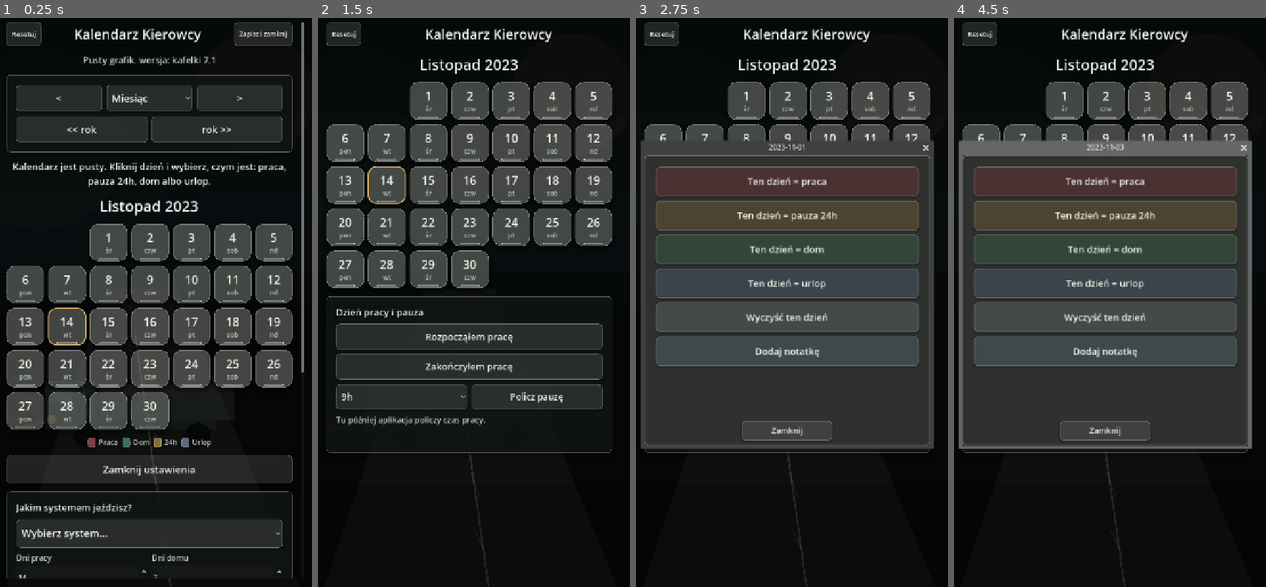
Above: before the commit, frames 1-4 (left to right).
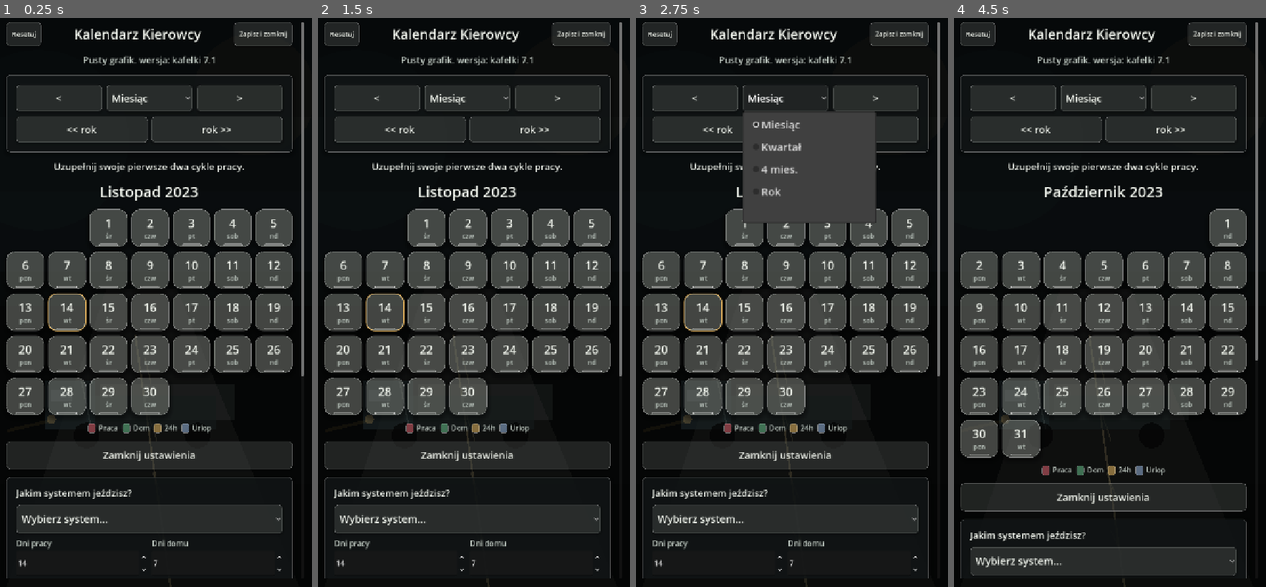
Above: after the commit, the same moments.

Repository: ElKlient/IDOL-Genesis
Game: Godot game, scene res://scenes/main.tscn
Same seed, same stepped clock (60 frames per second), same inputs: the game is played once before the commit and once after it.
Inputs (mouse positions are in pixels of both pictures, inside the frame that each line leads up to):
- Up to frame 1 (0.25 s): no input
- Up to frame 2 (1.5 s): click "Zapisz i zamknij" at 0.5 s; click (589, 35) at 1.25 s, where only the run after the commit has a clickable "Ustawienia"
- Up to frame 3 (2.75 s): click (745, 103) at 2.02 s
- Up to frame 4 (4.5 s): click (1106, 103) at 2.77 s; click (1013, 97) at 3.5 s, where only the run after the commit has a clickable "<"; click (1147, 103) at 4.27 s

The runs differ from the first frame. In frame 1, 25% of the frame differs, in the area x 2-98%, y 25-99%; in frame 2, 50%; in frame 3, 48%; in frame 4, 57%, in the area x 1-98%, y 0-99%.

Commit message:
Improve calendar setup workflow

Diff:
--- a/scripts/main.gd
+++ b/scripts/main.gd
@@ -51,11 +51,14 @@
 var summary_label: Label
 var reset_settings_button: Button
 var save_close_button: Button
+var settings_header_button: Button
 var navigation_panel: PanelContainer
 var settings_toggle_button: Button
 var settings_panel: PanelContainer
 var legend_bar: HBoxContainer
 var day_tools_panel: PanelContainer
+var day_tools_body: VBoxContainer
+var day_tools_toggle: CheckButton
 var start_input: LineEdit
 var schedule_option: OptionButton
 var range_option: OptionButton
@@ -89,6 +92,8 @@
 var weekly_rest_previous_pressed := true
 var fixed_start_previous_pressed := false
 var main_view_saved := false
+var cycle_pending_apply := false
+var day_tools_visible := true
 var touch_start_position := Vector2.ZERO
 var touch_tracking_active := false
 var touch_drag_cancelled := false
@@ -181,6 +186,14 @@
 	_prepare_control(save_close_button, 14, 54)
 	save_close_button.size_flags_horizontal = Control.SIZE_SHRINK_END
 	header.add_child(save_close_button)
+
+	settings_header_button = Button.new()
+	settings_header_button.text = "Ustawienia"
+	_connect_tap(settings_header_button, Callable(self, "_open_calendar_settings"))
+	_prepare_control(settings_header_button, 15, 54)
+	settings_header_button.size_flags_horizontal = Control.SIZE_SHRINK_END
+	settings_header_button.visible = false
+	header.add_child(settings_header_button)
 
 	subtitle_label = _make_label("Pusty grafik. %s" % APP_VERSION_LABEL, 20, COLOR_TEXT_MUTED)
 	subtitle_label.horizontal_alignment = HORIZONTAL_ALIGNMENT_CENTER
@@ -254,7 +267,7 @@
 
 	start_input = LineEdit.new()
 	start_input.placeholder_text = "Kliknij dzień w kalendarzu albo wpisz RRRR-MM-DD"
-	start_input.text_submitted.connect(func(_text: String) -> void: _apply_settings())
+	start_input.text_submitted.connect(func(_text: String) -> void: _mark_cycle_pending())
 	_prepare_control(start_input, 21, 62)
 	box.add_child(start_input)
 
@@ -289,7 +302,7 @@
 	box.add_child(custom_panel)
 
 	var apply_button := Button.new()
-	apply_button.text = "Zapisz ustawienia"
+	apply_button.text = "Zastosuj"
 	_connect_tap(apply_button, Callable(self, "_save_settings_and_close"))
 	_prepare_control(apply_button, 22, 62)
 	box.add_child(apply_button)
@@ -336,6 +349,7 @@
 	_set_option_selected(range_option, 0)
 	range_option.item_selected.connect(_on_range_selected)
 	_prepare_control(range_option, 22, 60)
+	_prepare_large_dropdown(range_option)
 	nav.add_child(range_option)
 
 	var next_button := _make_nav_button(">")
@@ -361,11 +375,30 @@
 	var panel := _panel()
 	var box := _panel_box(panel)
 
-	box.add_child(_make_section_label("Dzień pracy i pauza"))
+	var header := HBoxContainer.new()
+	header.add_theme_constant_override("separation", 10)
+	box.add_child(header)
+
+	var title := _make_section_label("Dzień pracy i pauza")
+	title.size_flags_horizontal = Control.SIZE_EXPAND_FILL
+	header.add_child(title)
+
+	day_tools_toggle = CheckButton.new()
+	day_tools_toggle.text = ""
+	day_tools_toggle.button_pressed = day_tools_visible
+	day_tools_toggle.toggled.connect(_on_day_tools_toggled)
+	day_tools_toggle.custom_minimum_size = Vector2(88, 48)
+	day_tools_toggle.size_flags_horizontal = Control.SIZE_SHRINK_END
+	_register_scroll_safe_control(day_tools_toggle)
+	header.add_child(day_tools_toggle)
+
+	day_tools_body = VBoxContainer.new()
+	day_tools_body.add_theme_constant_override("separation", 8)
+	box.add_child(day_tools_body)
 
 	var buttons := VBoxContainer.new()
 	buttons.add_theme_constant_override("separation", 8)
-	box.add_child(buttons)
+	day_tools_body.add_child(buttons)
 
 	var start_button := Button.new()
 	start_button.text = "Rozpocząłem pracę"
@@ -381,7 +414,7 @@
 
 	var pause_row := HBoxContainer.new()
 	pause_row.add_theme_constant_override("separation", 8)
-	box.add_child(pause_row)
+	day_tools_body.add_child(pause_row)
 
 	pause_option = OptionButton.new()
 	pause_option.add_item("9h")
@@ -402,11 +435,13 @@
 
 	work_status_label = _make_label("Tu później aplikacja policzy czas pracy.", 18, COLOR_TEXT_MUTED)
 	work_status_label.autowrap_mode = TextServer.AUTOWRAP_WORD_SMART
-	box.add_child(work_status_label)
+	day_tools_body.add_child(work_status_label)
 
 	pause_result_label = _make_label("", 19, COLOR_TEXT)
 	pause_result_label.autowrap_mode = TextServer.AUTOWRAP_WORD_SMART
-	box.add_child(pause_result_label)
+	day_tools_body.add_child(pause_result_label)
+
+	_apply_day_tools_visibility()
 
 	return panel
 
@@ -492,17 +527,46 @@
 
 
 func _save_settings_and_close() -> void:
-	if _apply_settings(true):
+	if _apply_settings(false, true):
 		_save_settings_to_disk()
 
 
 func _save_and_close_main_view() -> void:
-	if not _apply_settings(false):
+	if not _apply_settings(false, true):
 		return
 
 	main_view_saved = true
 	_save_settings_to_disk()
 	_apply_main_view_mode(true)
+
+
+func _open_calendar_settings() -> void:
+	main_view_saved = false
+	_apply_main_view_mode(false)
+	_set_settings_visible(true)
+	_save_settings_to_disk()
+
+
+func _mark_cycle_pending() -> void:
+	cycle_pending_apply = true
+	_save_settings_to_disk()
+
+
+func _on_day_tools_toggled(visible: bool) -> void:
+	if _tap_is_blocked():
+		day_tools_toggle.set_pressed_no_signal(day_tools_visible)
+		return
+
+	day_tools_visible = visible
+	_apply_day_tools_visibility()
+	_save_settings_to_disk()
+
+
+func _apply_day_tools_visibility() -> void:
+	if day_tools_body != null:
+		day_tools_body.visible = day_tools_visible
+	if day_tools_toggle != null:
+		day_tools_toggle.set_pressed_no_signal(day_tools_visible)
 
 
 func _toggle_settings_panel() -> void:
@@ -524,6 +588,8 @@
 		reset_settings_button.visible = true
 	if save_close_button != null:
 		save_close_button.visible = not main_view_saved
+	if settings_header_button != null:
+		settings_header_button.visible = main_view_saved
 
 
 func _apply_main_view_mode(saved: bool) -> void:
@@ -545,8 +611,11 @@
 		reset_settings_button.visible = true
 	if save_close_button != null:
 		save_close_button.visible = not saved
+	if settings_header_button != null:
+		settings_header_button.visible = saved
 	if day_tools_panel != null:
 		day_tools_panel.visible = true
+	_apply_day_tools_visibility()
 
 
 func _save_settings_to_disk() -> void:
@@ -555,6 +624,8 @@
 
 	var config := ConfigFile.new()
 	config.set_value("ui", "main_view_saved", main_view_saved)
+	config.set_value("ui", "cycle_pending_apply", cycle_pending_apply)
+	config.set_value("ui", "day_tools_visible", day_tools_visible)
 	config.set_value("calendar", "current_year", current_year)
 	config.set_value("calendar", "current_month", current_month)
 	config.set_value("calendar", "schedule_selected", schedule_option.selected)
@@ -584,6 +655,8 @@
 		return
 
 	main_view_saved = bool(config.get_value("ui", "main_view_saved", false))
+	cycle_pending_apply = bool(config.get_value("ui", "cycle_pending_apply", false))
+	day_tools_visible = bool(config.get_value("ui", "day_tools_visible", true))
 	current_year = int(config.get_value("calendar", "current_year", current_year))
 	current_month = clampi(int(config.get_value("calendar", "current_month", current_month)), 1, 12)
 
@@ -611,6 +684,7 @@
 	work_start_unix = int(config.get_value("work", "start_unix", 0))
 	work_end_unix = int(config.get_value("work", "end_unix", 0))
 	_restore_work_panel_text()
+	_apply_day_tools_visibility()
 
 
 func _valid_option_index(option: OptionButton, index: int) -> int:
@@ -671,8 +745,58 @@
 	_update_pause_result()
 
 
+func _adopt_manual_cycle_from_overrides() -> void:
+	var day_indices := _manual_override_day_indices()
+	if day_indices.is_empty():
+		return
+
+	var start_index := int(day_indices[0])
+	var end_index := int(day_indices[day_indices.size() - 1])
+	var max_length := int(custom_length_spin.max_value)
+	var cycle_length := clampi(end_index - start_index + 1, 1, max_length)
+
+	_set_option_selected(schedule_option, schedule_option.get_item_count() - 1)
+	_set_spin_value(custom_length_spin, cycle_length)
+	start_input.text = _date_key_from_day_index(start_index)
+	custom_panel.visible = true
+	_reset_custom_pattern(cycle_length)
+
+	for key in manual_overrides.keys():
+		var parsed := ScheduleCalculator.parse_date(String(key))
+		if parsed.is_empty():
+			continue
+
+		var day_index := ScheduleCalculator.day_index_from_date(
+			int(parsed["year"]),
+			int(parsed["month"]),
+			int(parsed["day"])
+		)
+		var offset := day_index - start_index
+		if offset >= 0 and offset < custom_pattern.size():
+			custom_pattern[offset] = int(manual_overrides[key])
+
+
+func _manual_override_day_indices() -> Array[int]:
+	var day_indices: Array[int] = []
+	for key in manual_overrides.keys():
+		var parsed := ScheduleCalculator.parse_date(String(key))
+		if parsed.is_empty():
+			continue
+
+		day_indices.append(ScheduleCalculator.day_index_from_date(
+			int(parsed["year"]),
+			int(parsed["month"]),
+			int(parsed["day"])
+		))
+
+	day_indices.sort()
+	return day_indices
+
+
 func _reset_calendar_settings() -> void:
 	main_view_saved = false
+	cycle_pending_apply = false
+	day_tools_visible = true
 	_set_option_selected(schedule_option, 0)
 	_set_option_selected(range_option, 0)
 	_set_option_selected(pause_option, 0)
@@ -702,15 +826,21 @@
 	error_label.text = ""
 	_rebuild_calendar()
 	_apply_main_view_mode(false)
+	_apply_day_tools_visibility()
 	_set_settings_visible(true)
 	_save_settings_to_disk()
 
 
-func _apply_settings(close_settings_after_save: bool = false) -> bool:
+func _apply_settings(close_settings_after_save: bool = false, adopt_pending_cycle: bool = false) -> bool:
 	var ok := true
 	var fixed_start_weekday := _selected_fixed_start_weekday()
 
-	if schedule_option.selected == 0:
+	if cycle_pending_apply and adopt_pending_cycle and _should_adopt_manual_cycle_from_overrides():
+		_adopt_manual_cycle_from_overrides()
+
+	if cycle_pending_apply and not adopt_pending_cycle:
+		ok = calculator.configure_empty()
+	elif schedule_option.selected == 0:
 		ok = calculator.configure_empty()
 	elif fixed_start_weekday == -2:
 		ok = false
@@ -731,6 +861,8 @@
 	error_label.text = calculator.last_error
 
 	if ok:
+		if adopt_pending_cycle:
+			cycle_pending_apply = false
 		_rebuild_calendar()
 		if close_settings_after_save:
 			_set_settings_visible(false)
@@ -748,8 +880,8 @@
 	var month_count := _range_months()
 	var counts := _count_visible_months(current_year, current_month, month_count)
 
-	if _calendar_is_empty():
-		summary_label.text = "Kalendarz jest pusty. Kliknij dzień i wybierz, czym jest: praca, pauza 24h, dom albo urlop."
+	if calculator.mode == "none":
+		summary_label.text = "Uzupełnij swoje pierwsze dwa cykle pracy."
 	else:
 		var today_state := _visual_state_for_day(today_day_index, _date_key_from_day_index(today_day_index))
 		var change_days := calculator.days_until_next_change(today_day_index)
@@ -896,14 +1028,18 @@
 
 
 func _set_selected_day_state(state: int) -> void:
-	if state == ScheduleCalculator.DayState.VACATION:
+	if _manual_cycle_setup_active():
+		_stage_selected_day_state(state)
+	elif state == ScheduleCalculator.DayState.VACATION:
 		manual_overrides[selected_day_key] = state
 		_rebuild_calendar()
 	elif _is_preset_schedule():
 		if state == ScheduleCalculator.DayState.WORK:
 			start_input.text = selected_day_key
 			manual_overrides.clear()
-			_apply_settings()
+			manual_overrides[selected_day_key] = state
+			cycle_pending_apply = true
+			_rebuild_calendar()
 		elif state == ScheduleCalculator.DayState.NONE:
 			manual_overrides[selected_day_key] = state
 			_rebuild_calendar()
@@ -914,10 +1050,33 @@
 		_ensure_custom_mode_for_selected_day()
 		var offset := ScheduleCalculator.positive_mod(selected_day_index - calculator.start_day_index, custom_pattern.size())
 		custom_pattern[offset] = state
-		_apply_settings()
+		cycle_pending_apply = true
+		_rebuild_calendar()
 
 	day_action_dialog.hide()
 	_save_settings_to_disk()
+
+
+func _manual_cycle_setup_active() -> bool:
+	return not main_view_saved and (schedule_option == null or schedule_option.selected == 0 or _is_custom_schedule())
+
+
+func _should_adopt_manual_cycle_from_overrides() -> bool:
+	return not manual_overrides.is_empty() and (schedule_option.selected == 0 or _is_custom_schedule())
+
+
+func _stage_selected_day_state(state: int) -> void:
+	if not _is_custom_schedule():
+		_set_option_selected(schedule_option, schedule_option.get_item_count() - 1)
+		custom_panel.visible = true
+
+	if manual_overrides.is_empty() or start_input.text.strip_edges().is_empty():
+		start_input.text = selected_day_key
+
+	manual_overrides[selected_day_key] = state
+	cycle_pending_apply = true
+	calculator.configure_empty()
+	_rebuild_calendar()
 
 
 func _ensure_custom_mode_for_selected_day() -> void:
@@ -964,9 +1123,13 @@
 	if schedule_option.selected == 0:
 		start_input.text = ""
 		manual_overrides.clear()
+		cycle_pending_apply = false
 	elif not _is_custom_schedule():
 		_apply_preset_to_spins(schedule_option.selected)
-	_apply_settings()
+		cycle_pending_apply = true
+	else:
+		cycle_pending_apply = true
+	_save_settings_to_disk()
 
 
 func _on_range_selected(index: int) -> void:
@@ -991,7 +1154,8 @@
 		return
 
 	weekly_rest_previous_pressed = enabled
-	_apply_settings()
+	cycle_pending_apply = true
+	_save_settings_to_disk()
 
 
 func _on_fixed_start_toggled(enabled: bool) -> void:
@@ -1004,14 +1168,16 @@
 	fixed_start_previous_pressed = enabled
 	if fixed_start_option != null:
 		fixed_start_option.visible = enabled
-	_apply_settings()
+	cycle_pending_apply = true
+	_save_settings_to_disk()
 
 
 func _on_fixed_start_day_selected(index: int) -> void:
 	if _option_change_was_scroll(fixed_start_option, index):
 		return
 
-	_apply_settings()
+	cycle_pending_apply = true
+	_save_settings_to_disk()
 
 
 func _on_custom_length_spin_changed(value: float) -> void:
@@ -1023,7 +1189,8 @@
 
 func _on_custom_length_changed(value: float) -> void:
 	_resize_custom_pattern(int(value))
-	_apply_settings()
+	cycle_pending_apply = true
+	_save_settings_to_disk()
 
 
 func _reset_custom_pattern(days: int) -> void:
@@ -1248,7 +1415,7 @@
 		spin.value_changed.connect(func(changed_value: float) -> void:
 			if _spin_change_was_scroll(spin, changed_value):
 				return
-			_apply_settings()
+			_mark_cycle_pending()
 		)
 	_prepare_control(spin, 20, 56)
 	return spin
@@ -1306,6 +1473,15 @@
 func _set_option_selected(option: OptionButton, index: int) -> void:
 	option.selected = index
 	option.set_meta("last_selected", index)
+
+
+func _prepare_large_dropdown(option: OptionButton) -> void:
+	var popup := option.get_popup()
+	popup.min_size = Vector2i(300, 250)
+	popup.add_theme_font_size_override("font_size", 24)
+	popup.add_theme_constant_override("v_separation", 14)
+	popup.add_theme_constant_override("item_start_padding", 18)
+	popup.add_theme_constant_override("item_end_padding", 18)
 
 
 func _option_change_was_scroll(option: OptionButton, index: int) -> bool:
